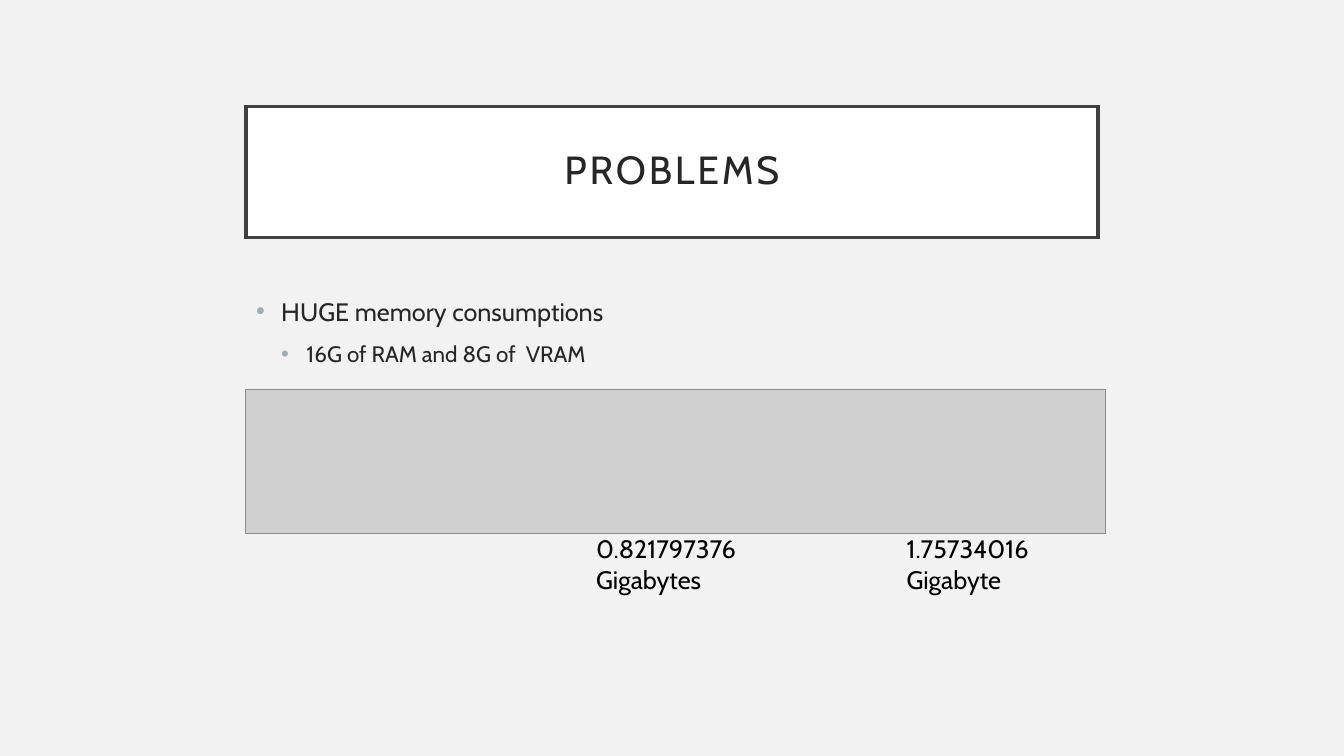
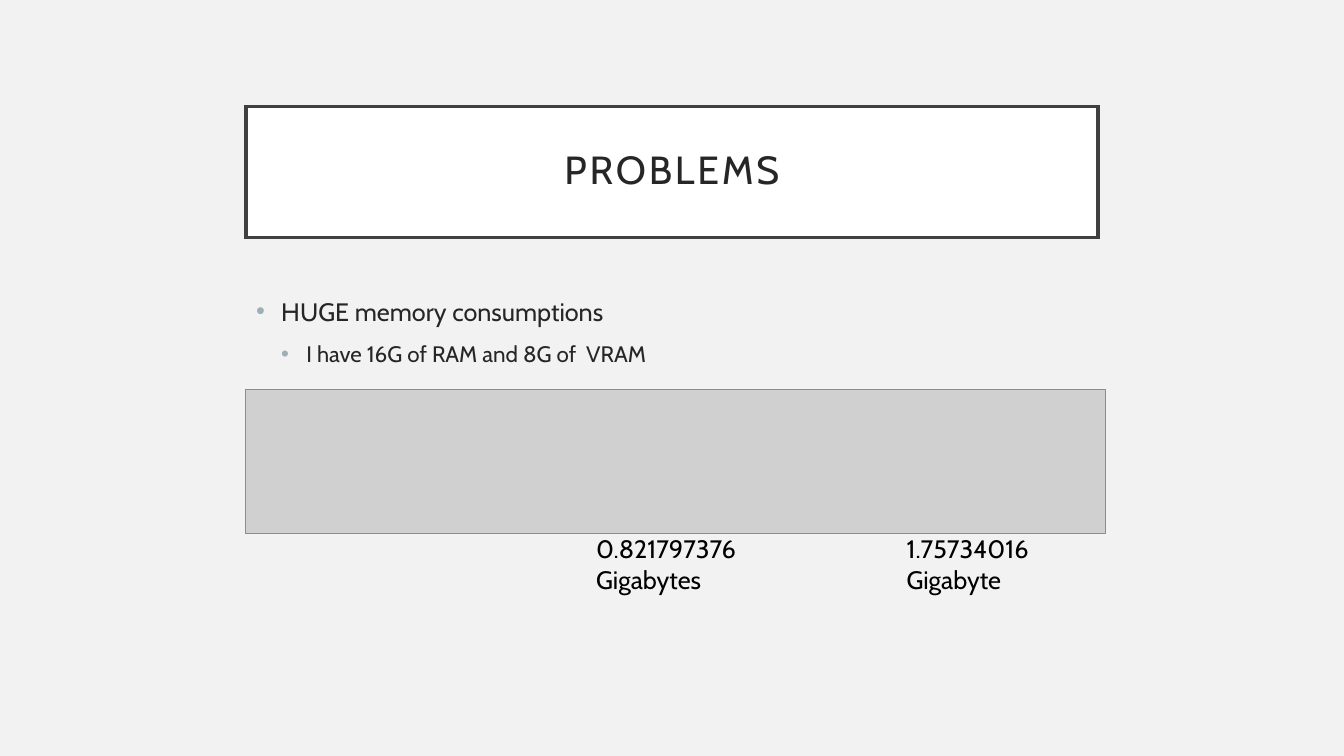
Before and after one commit to Anthonyive/Research-Mapping-Uncanny-Valley, a slide deck: slide 12 of Presentations/11-16-2020/Creepiness Metric and LSTM.pptx (slide 11 before the commit). Drawn at 1344x756 pixels with LibreOffice and Linux fonts; fonts in the diff are those of the drawing; grey boxes stand for pictures. Boxes give left, top, right and bottom in pixels: in the first picture for what was removed or moved away, otherwise in the second. Text is boxed around its words. In the diff, an @@ line names an element or a change of style, - is before the commit and + after.

```diff
--- a/Presentations/11-16-2020/Creepiness Metric and LSTM.pptx
+++ b/Presentations/11-16-2020/Creepiness Metric and LSTM.pptx
@@ text at bbox=[306, 345, 646, 363]: text changed @@
-  • 16G of RAM and 8G of VRAM
+  • I have 16G of RAM and 8G of VRAM
```
Also in this commit, not shown: 3 other slides changed, 2 slides added, 1 slide removed, 1 other file.
